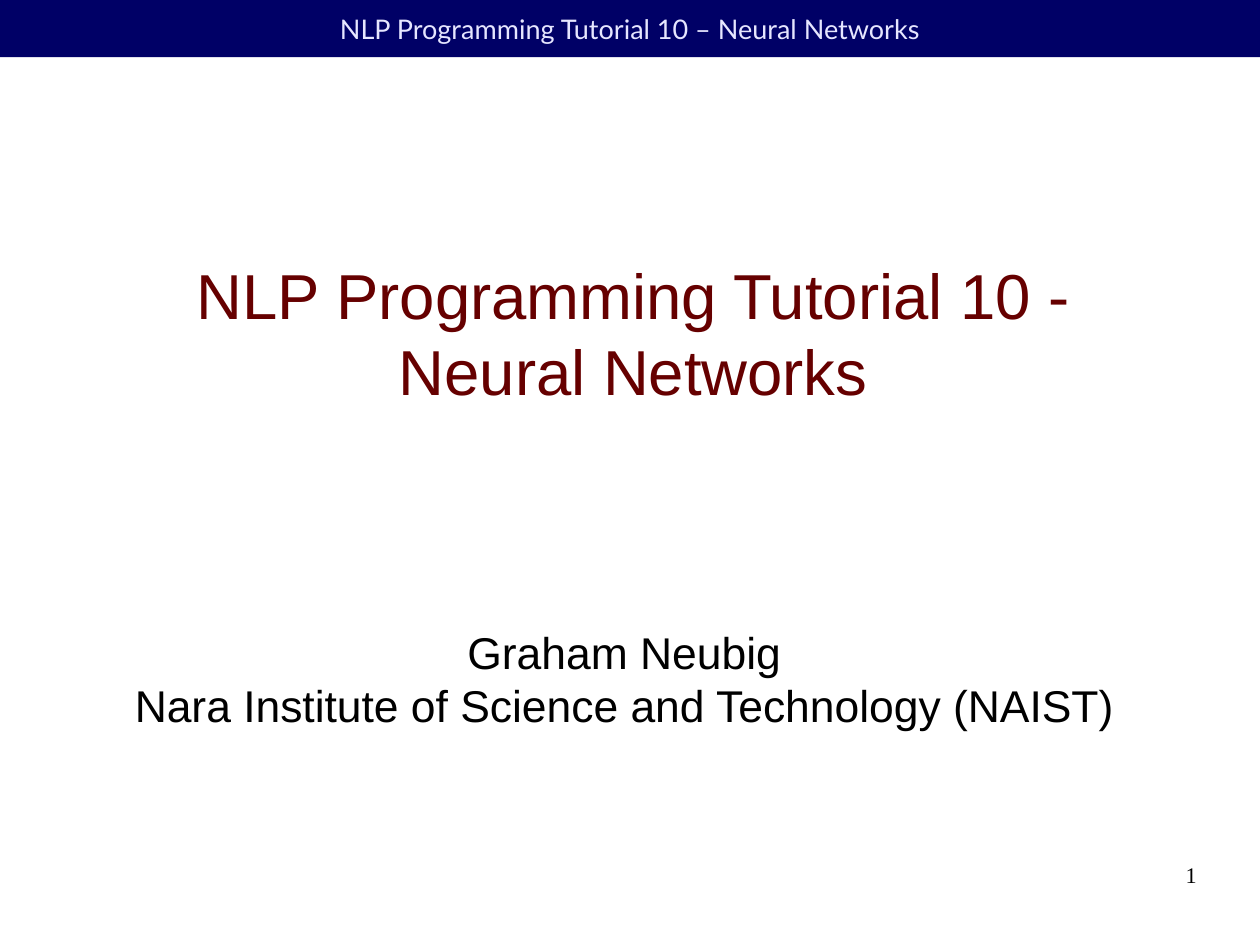
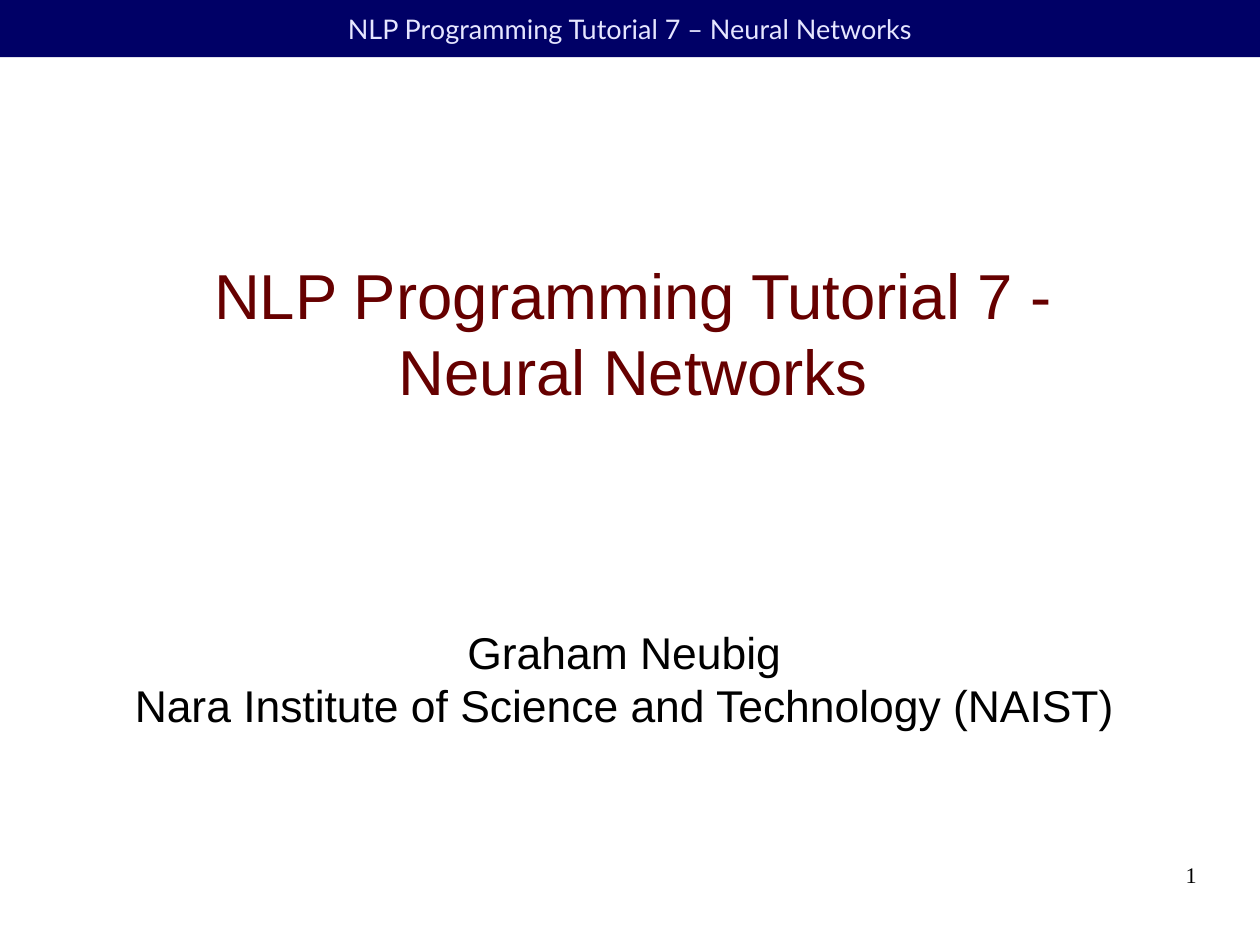
Before and after one commit to duffrind/nlppractice, a slide deck: slide 1 of download/07-nn/nlp-programming-en-07-nn.odp. Drawn at 1260x945 pixels with LibreOffice and Linux fonts; fonts in the diff are those of the drawing; background and template pictures are left out. Boxes give left, top, right and bottom in pixels: in the first picture for what was removed or moved away, otherwise in the second. Text is boxed around its words. In the diff, an @@ line names an element or a change of style, - is before the commit and + after.

```diff
--- a/download/07-nn/nlp-programming-en-07-nn.odp
+++ b/download/07-nn/nlp-programming-en-07-nn.odp
@@ text in rectangle at (348, 19, 912, 44): text changed @@
-NLP Programming Tutorial 10 – Neural Networks
+NLP Programming Tutorial 7 – Neural Networks
@@ title at (214, 273, 1013, 396): text changed @@
-NLP Programming Tutorial 10 -
-Neural Networks
+NLP Programming Tutorial 7 -
+Neural Networks
```
Also in this commit, not shown: 14 other slides changed, 26 slides added, 16 slides removed, 4 other files.
